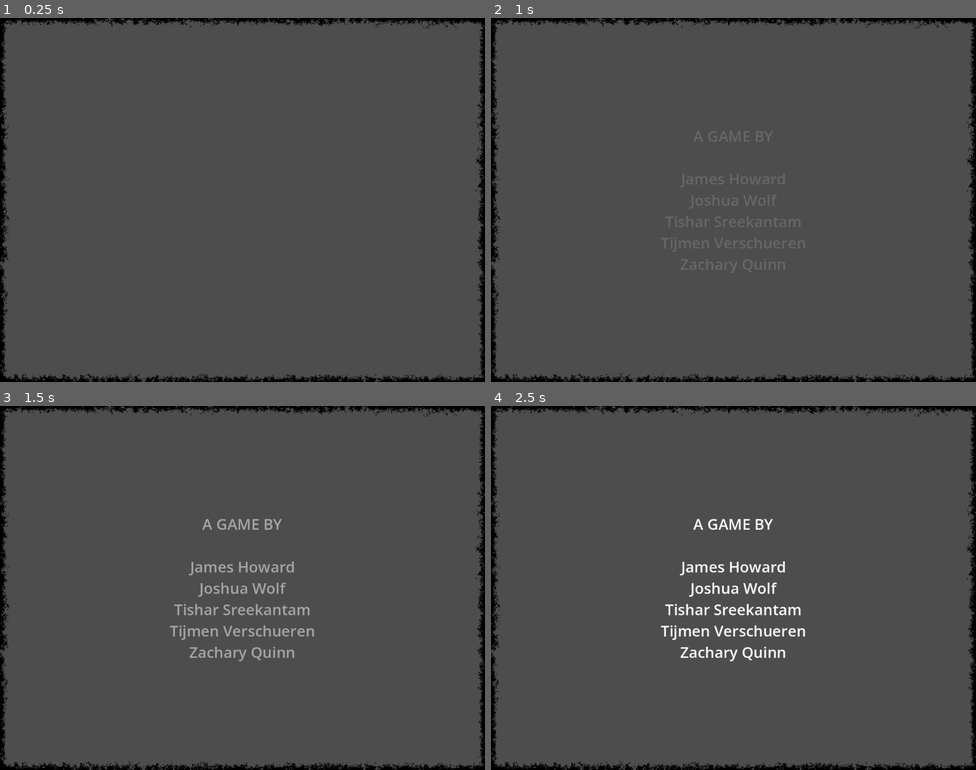
Above: before the commit, frames 1-4 (two rows, left to right).
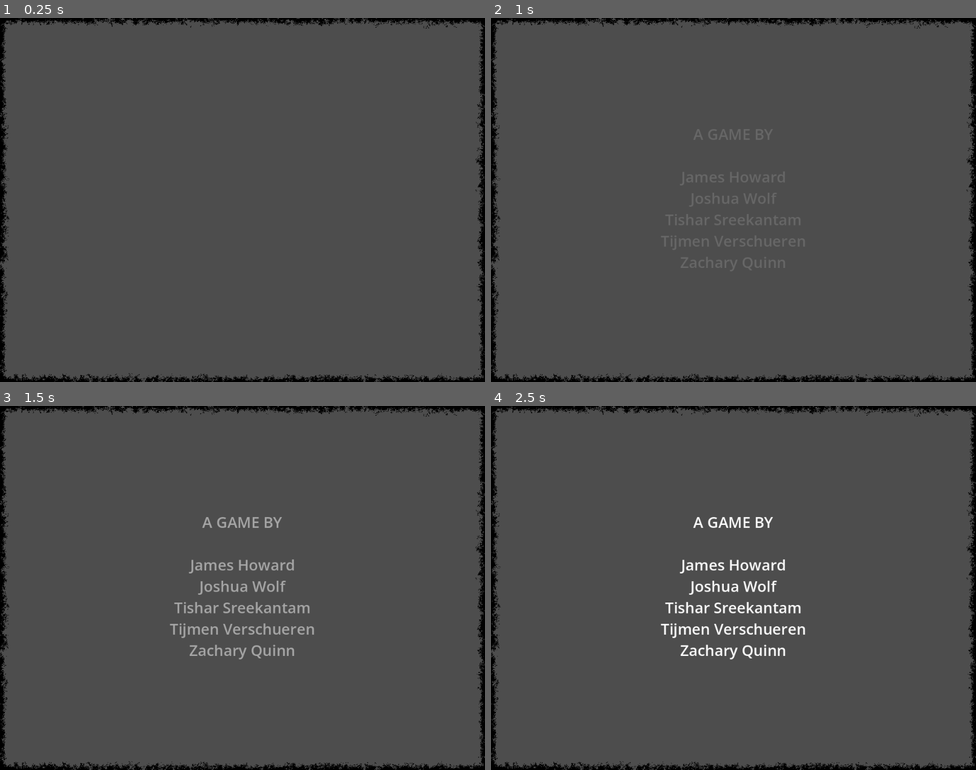
Above: after the commit, the same moments.

Repository: howarja/Vampire-Game
Game: Godot game, scene res://scenes/mainMenu.tscn
Same seed, same stepped clock (60 frames per second), same inputs: the game is played once before the commit and once after it. The engine's default icon, where the game draws it, is replaced by a stand-in: a white triangle on a blue panel in a dark square.
Inputs (mouse positions are in pixels of both pictures, inside the frame that each line leads up to):
- Up to frame 1 (0.25 s): no input
- Up to frame 2 (1 s): tap Enter at 0.5 s; move the mouse to (840, 181) at 0.52 s; press the mouse at (840, 181) at 0.53 s
- Up to frame 3 (1.5 s): move the mouse to (145, 606) at 1.27 s; release the mouse at (145, 606) at 1.28 s; click (145, 606) at 1.35 s
- Up to frame 4 (2.5 s): move the mouse to (782, 507) at 2.02 s; press the mouse at (782, 507) at 2.03 s

Frame 1 is identical in both runs. In frame 2, 0.4% of the frame differs, in the area x 35-65%, y 30-70%; in frame 3, 1.7%; in frame 4, 2.0%, in the area x 35-65%, y 30-71%.

Commit message:
Added audacity file and sound file for BLOOD OF THE HOST sound

Diff:
--- a/Characters/CharlieCholick.tres
+++ b/Characters/CharlieCholick.tres
@@ -1,9 +1,9 @@
 [gd_resource type="Resource" script_class="character" format=3 uid="uid://bj6r2225r6vk8"]
 
 [ext_resource type="Texture2D" uid="uid://c1f6e5ix2t6xk" path="res://Sprites/People/GreenRoom/InsideGarage2PeopleScared6.png" id="1_0ot8i"]
-[ext_resource type="Script" uid="uid://bsj2rcs7yvbxy" path="res://Scripts/question.gd" id="1_b38vs"]
-[ext_resource type="Script" uid="uid://byskr8hlcn2vi" path="res://Scripts/character.gd" id="2_0ot8i"]
-[ext_resource type="Script" uid="uid://l3v0m3s3okyk" path="res://Scripts/information.gd" id="2_celvo"]
+[ext_resource type="Script" uid="uid://bsj2rcs7yvbxy" path="res://scripts/question.gd" id="1_b38vs"]
+[ext_resource type="Script" uid="uid://byskr8hlcn2vi" path="res://scripts/character.gd" id="2_0ot8i"]
+[ext_resource type="Script" uid="uid://l3v0m3s3okyk" path="res://scripts/information.gd" id="2_celvo"]
 [ext_resource type="Texture2D" uid="uid://d2g08uoafsmti" path="res://Sprites/People/Outside/OutsidePeople14.png" id="3_b38vs"]
 
 [sub_resource type="Resource" id="Resource_ewalk"]
--- a/Characters/CountDown.tres
+++ b/Characters/CountDown.tres
@@ -1,9 +1,9 @@
 [gd_resource type="Resource" script_class="character" format=3 uid="uid://n2704kdgjax5"]
 
-[ext_resource type="Script" uid="uid://byskr8hlcn2vi" path="res://Scripts/character.gd" id="1_1rehx"]
+[ext_resource type="Script" uid="uid://byskr8hlcn2vi" path="res://scripts/character.gd" id="1_1rehx"]
 [ext_resource type="Texture2D" uid="uid://c1f6e5ix2t6xk" path="res://Sprites/People/GreenRoom/InsideGarage2PeopleScared6.png" id="1_hush4"]
-[ext_resource type="Script" uid="uid://bsj2rcs7yvbxy" path="res://Scripts/question.gd" id="1_thbnh"]
-[ext_resource type="Script" uid="uid://l3v0m3s3okyk" path="res://Scripts/information.gd" id="2_qk1l1"]
+[ext_resource type="Script" uid="uid://bsj2rcs7yvbxy" path="res://scripts/question.gd" id="1_thbnh"]
+[ext_resource type="Script" uid="uid://l3v0m3s3okyk" path="res://scripts/information.gd" id="2_qk1l1"]
 [ext_resource type="Texture2D" uid="uid://ddilv6nlb4f1m" path="res://Sprites/People/Outside/OutsidePeople2.png" id="3_wimtb"]
 
 [sub_resource type="Resource" id="Resource_08mii"]
--- a/scenes/mainMenu.tscn
+++ b/scenes/mainMenu.tscn
@@ -1,14 +1,15 @@
 [gd_scene format=3 uid="uid://c26xead5ij1uf"]
 
-[ext_resource type="Script" uid="uid://c3mypmddh800v" path="res://Scripts/main_menu.gd" id="1_qkhwq"]
+[ext_resource type="Script" uid="uid://c3mypmddh800v" path="res://scripts/main_menu.gd" id="1_qkhwq"]
 [ext_resource type="PackedScene" uid="uid://llqh6vgtk77" path="res://scenes/settings.tscn" id="2_3d1i7"]
-[ext_resource type="Script" uid="uid://cuixesoyqhje0" path="res://Scripts/buttonEffects.gd" id="2_48ign"]
+[ext_resource type="Script" uid="uid://cuixesoyqhje0" path="res://scripts/buttonEffects.gd" id="2_48ign"]
 [ext_resource type="Texture2D" uid="uid://y27g4y1o1qhu" path="res://Sprites/Vignete.png" id="5_7nrmo"]
 [ext_resource type="AudioStream" uid="uid://bk2pdxxhbgaej" path="res://music/Epic song but scary.wav" id="5_clbkb"]
+[ext_resource type="AudioStream" uid="uid://bhiws2l6ubvbb" path="res://SFX/logoSound/bloodOfTheHost.mp3" id="6_clbkb"]
 
 [sub_resource type="Animation" id="Animation_l7wge"]
 resource_name = "Logo"
-length = 5.266667
+length = 5.766667
 tracks/0/type = "value"
 tracks/0/imported = false
 tracks/0/enabled = true
@@ -16,46 +17,33 @@
 tracks/0/interp = 1
 tracks/0/loop_wrap = true
 tracks/0/keys = {
-"times": PackedFloat32Array(0, 0.43333334, 0.98),
-"transitions": PackedFloat32Array(0.4352752, 1, 1),
+"times": PackedFloat32Array(0, 0.98),
+"transitions": PackedFloat32Array(0.4, 1),
 "update": 0,
-"values": [Vector2(-485, 73), Vector2(244, 73), Vector2(244, 73)]
+"values": [Vector2(259, -455), Vector2(244, 73)]
 }
-tracks/1/type = "value"
+tracks/1/type = "method"
 tracks/1/imported = false
 tracks/1/enabled = true
-tracks/1/path = NodePath("TextHolder/Host:position")
+tracks/1/path = NodePath("BloodOfTheHost")
 tracks/1/interp = 1
 tracks/1/loop_wrap = true
 tracks/1/keys = {
-"times": PackedFloat32Array(0, 0.43333334, 0.98),
-"transitions": PackedFloat32Array(0.4352752, 1, 1),
-"update": 0,
-"values": [Vector2(995, 241), Vector2(250, 241), Vector2(250, 241)]
+"times": PackedFloat32Array(),
+"transitions": PackedFloat32Array(),
+"values": []
 }
 tracks/2/type = "value"
 tracks/2/imported = false
 tracks/2/enabled = true
-tracks/2/path = NodePath("TextHolder/Of:position")
+tracks/2/path = NodePath("BloodOfTheHost:playing")
 tracks/2/interp = 1
 tracks/2/loop_wrap = true
 tracks/2/keys = {
-"times": PackedFloat32Array(0, 0.6, 0.98),
-"transitions": PackedFloat32Array(0.6830213, 1, 1),
-"update": 0,
-"values": [Vector2(-477, 145), Vector2(272, 145), Vector2(272, 145)]
-}
-tracks/3/type = "value"
-tracks/3/imported = false
-tracks/3/enabled = true
-tracks/3/path = NodePath("TextHolder/The:position")
-tracks/3/interp = 1
-tracks/3/loop_wrap = true
-tracks/3/keys = {
-"times": PackedFloat32Array(0, 0.61333334, 0.98),
-"transitions": PackedFloat32Array(0.6372803, 1, 1),
-"update": 0,
-"values": [Vector2(1003, 210), Vector2(244, 210), Vector2(244, 210)]
+"times": PackedFloat32Array(1),
+"transitions": PackedFloat32Array(1),
+"update": 1,
+"values": [true]
 }
 
 [sub_resource type="Animation" id="Animation_7nrmo"]
@@ -75,38 +63,14 @@
 tracks/1/type = "value"
 tracks/1/imported = false
 tracks/1/enabled = true
-tracks/1/path = NodePath("TextHolder/Host:position")
+tracks/1/path = NodePath("BloodOfTheHost:playing")
 tracks/1/interp = 1
 tracks/1/loop_wrap = true
 tracks/1/keys = {
 "times": PackedFloat32Array(0),
 "transitions": PackedFloat32Array(1),
-"update": 0,
-"values": [Vector2(995, 241)]
-}
-tracks/2/type = "value"
-tracks/2/imported = false
-tracks/2/enabled = true
-tracks/2/path = NodePath("TextHolder/Of:position")
-tracks/2/interp = 1
-tracks/2/loop_wrap = true
-tracks/2/keys = {
-"times": PackedFloat32Array(0),
-"transitions": PackedFloat32Array(1),
-"update": 0,
-"values": [Vector2(-477, 145)]
-}
-tracks/3/type = "value"
-tracks/3/imported = false
-tracks/3/enabled = true
-tracks/3/path = NodePath("TextHolder/The:position")
-tracks/3/interp = 1
-tracks/3/loop_wrap = true
-tracks/3/keys = {
-"times": PackedFloat32Array(0),
-"transitions": PackedFloat32Array(1),
-"update": 0,
-"values": [Vector2(1003, 210)]
+"update": 1,
+"values": [false]
 }
 
 [sub_resource type="AnimationLibrary" id="AnimationLibrary_7nrmo"]
@@ -137,6 +101,7 @@
 anchors_preset = 15
 anchor_right = 1.0
 anchor_bottom = 1.0
+offset_bottom = -7.0
 grow_horizontal = 2
 grow_vertical = 2
 theme_override_font_sizes/normal_font_size = 31
@@ -166,46 +131,11 @@
 offset_left = -485.0
 offset_top = 73.0
 offset_right = 2.036621
-offset_bottom = 210.0
+offset_bottom = 488.0
 pivot_offset_ratio = Vector2(0.5, 0.5)
 theme_override_font_sizes/normal_font_size = 85
-text = "Blood"
-horizontal_alignment = 1
-vertical_alignment = 1
-
-[node name="Of" type="RichTextLabel" parent="TextHolder" unique_id=2027769320]
-layout_mode = 0
-offset_left = -477.0
-offset_top = 145.0
-offset_right = 10.036804
-offset_bottom = 260.0
-pivot_offset_ratio = Vector2(0.5, 0.5)
-theme_override_font_sizes/normal_font_size = 38
-text = "Of"
-horizontal_alignment = 1
-vertical_alignment = 1
-
-[node name="The" type="RichTextLabel" parent="TextHolder" unique_id=359343507]
-layout_mode = 0
-offset_left = 1003.0
-offset_top = 210.0
-offset_right = 1490.0374
-offset_bottom = 325.0
-pivot_offset_ratio = Vector2(0.5, 0.5)
-theme_override_font_sizes/normal_font_size = 38
-text = "The"
-horizontal_alignment = 1
-vertical_alignment = 1
-
-[node name="Host" type="RichTextLabel" parent="TextHolder" unique_id=59266768]
-layout_mode = 0
-offset_left = 995.0
-offset_top = 241.0
-offset_right = 1482.0366
-offset_bottom = 386.0
-pivot_offset_ratio = Vector2(0.5, 0.5)
-theme_override_font_sizes/normal_font_size = 85
-text = "Host"
+text = "Blood OF THE
+HOST"
 horizontal_alignment = 1
 vertical_alignment = 1
 
@@ -233,10 +163,15 @@
 [node name="MenuAnim" type="AnimationPlayer" parent="." unique_id=761404218]
 libraries/ = SubResource("AnimationLibrary_7nrmo")
 
-[node name="AudioStreamPlayer2D" type="AudioStreamPlayer2D" parent="." unique_id=1529809983]
+[node name="music" type="AudioStreamPlayer2D" parent="." unique_id=1529809983]
 position = Vector2(391, 640)
 stream = ExtResource("5_clbkb")
 autoplay = true
+
+[node name="BloodOfTheHost" type="AudioStreamPlayer2D" parent="." unique_id=541277287]
+position = Vector2(508, 343)
+stream = ExtResource("6_clbkb")
+volume_db = 13.0
 
 [connection signal="button_down" from="TextHolder/PlayButton" to="TextHolder/PlayButton" method="_on_button_down"]
 [connection signal="button_up" from="TextHolder/PlayButton" to="TextHolder/PlayButton" method="_on_button_up"]
Not shown, added: SFX/logoSound/bloodOfTheHost.mp3.import
Not shown, added: SFX/logoSound/bloodOfTheHost.aup3
Not shown, added: SFX/logoSound/bloodOfTheHost.mp3
